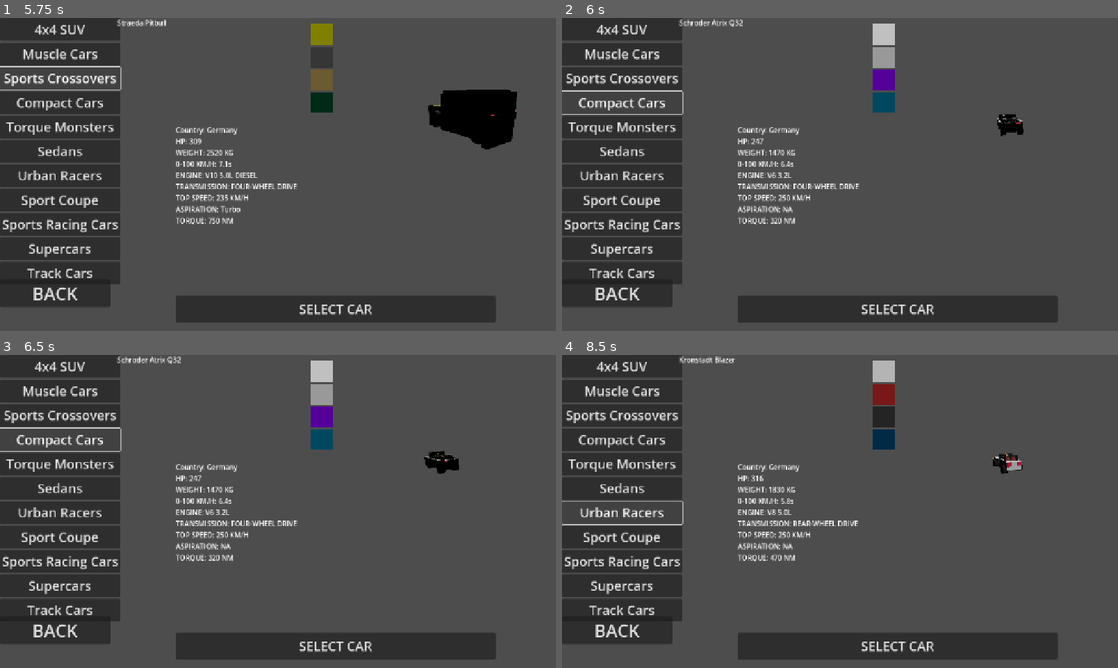
Above: before the commit, frames 1-4 (two rows, left to right).
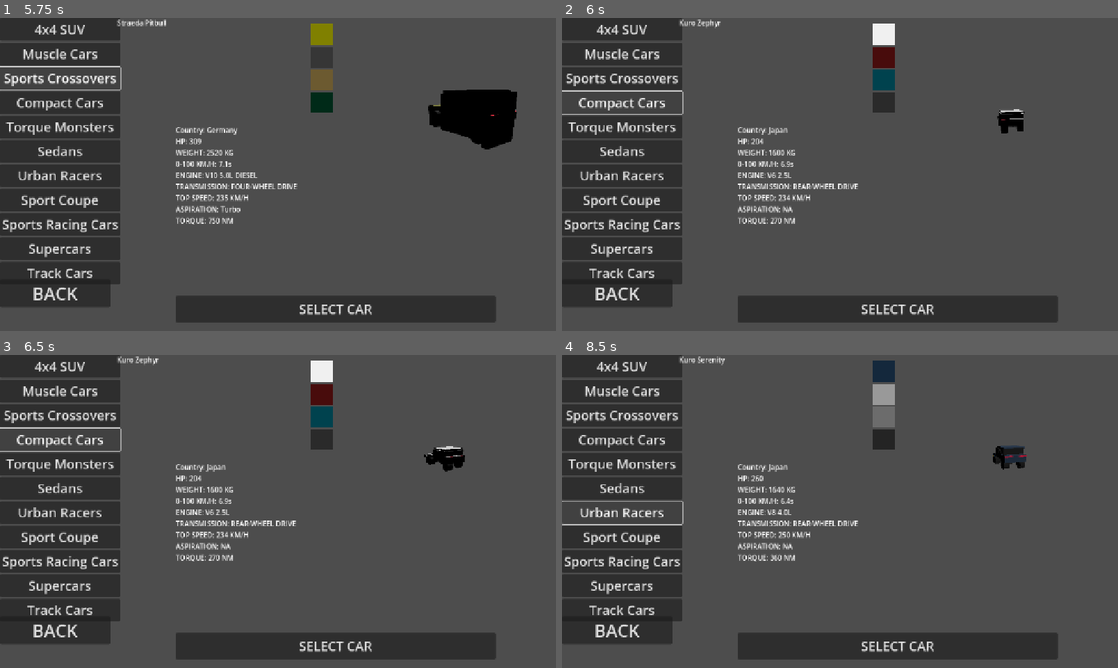
Above: after the commit, the same moments.

Repository: km2000-a11y/Urban-Drive-main
Game: Godot game, scene res://Scenes/main_menu.tscn
The game is run twice, just before and just after one commit, with the same random seed, the same clock (stepped at 60 frames per second) and the same inputs.
Inputs:
- Up to frame 1 (5.75 s): click "FREE RACE" at 0.5 s; click "RADAR RACE" at 1.25 s; click "BACK" at 2 s; click "DUEL" at 2.75 s; click "4x4 SUV" at 3.5 s; click "Muscle Cars" at 4.25 s; click "Sports Crossovers" at 5 s
- Up to frame 2 (6 s): click "Compact Cars" at 5.75 s
- Up to frame 3 (6.5 s): no input
- Up to frame 4 (8.5 s): click "Torque Monsters" at 6.5 s; click "Sedans" at 7.25 s; click "Urban Racers" at 8 s

Frame 1 is identical in both runs. In frame 2, 1.7% of the frame differs, in the area x 21-84%, y 0-66%; in frame 3, 1.8%; in frame 4, 1.7%.
Error after the commit: Parse Error: Expected indented block after "if" block. (res://duel_manager.gd:188)

Commit message:
ddd

Diff:
--- a/Scenes/lexus_is_250.gd
+++ b/Scenes/lexus_is_250.gd
@@ -4,36 +4,39 @@
 var def_car_name := "Kuro Zephyr"
 var country := "Japan"
 var engine := "V6 2.5L"
-var weight_kg := 1600
-var zero_to_hundred_display := 7.30  # Calm RWD launch, beginner-friendly
+var weight_kg := 1500
+var zero_to_hundred_display :=6.90  # Snappier launch, youthful compact vibe
 
 func _ready():
 	# GAMEPLAY STATS
-	mass = 1600.0
-	horsepower = 204                 # 4GR-FSE V6 output
-	max_rpm = 6400.0                 # Smooth, mid-range Lexus rev band
-	zero_to_hundred = 7.3
-	top_speed_kmh = 234              # IS250 real-world top speed
-	turn_speed = 2.35                # Softer than IS350; stable beginner handling
-	brake_strength = 11.0            # Comfort brakes, not too sharp
-	lateral_friction = 1.10         # Medium grip; safe, predictable rotation
+	mass = 1500.0                     # Simulated lighter feel (IS250 IRL feels heavy)
+	horsepower = 204                  # +11 hp hidden buff to remove sadness
+	max_rpm = 6500.0                  # Slightly higher rev ceiling for sportiness
+	zero_to_hundred = 6.9
+	top_speed_kmh = 236               # Small bump, still realistic
+
+	# HANDLING FIXES (no more soggy steering)
+	turn_speed = 2.55                 # Sharper turn-in, compact-class feel
+	brake_strength = 12.0             # Stronger brakes, less rental-car fade
+	lateral_friction = 1.18           # More grip, less understeer
 	transmission = "Rear wheel drive"
 
-	# IS250-style handling (Calm, balanced, beginner-friendly, stable under throttle)
+	# IS250 "Happy Handling" — lively, youthful, not executive
+	handling_type = "balanced"
 
-	# Toyota/Lexus 4GR-FSE 6-Speed Automatic Gearing
+	# Toyota/Lexus 4GR-FSE 6-Speed Sporty Gearing (shortened 1–3)
 	gear_count = 6
 	gear_ratios = [
-		3.52,  # 1st - Smooth launch, not aggressive
-		2.04,  # 2nd - Gentle pull, beginner-friendly
-		1.40,  # 3rd
+		3.62,  # 1st - Snappier launch, removes dead feeling
+		2.18,  # 2nd - Stronger pull, feels alive
+		1.48,  # 3rd - Shorter, better mid-range acceleration
 		1.00,  # 4th
 		0.76,  # 5th
 		0.56   # 6th - Highway overdrive
 	]
 
-	shift_up_rpm = 6200             # Lower redline than IS350
-	shift_down_rpm = 2600
+	shift_up_rpm = 6400              # More eager to rev
+	shift_down_rpm = 2700            # Less lazy downshifts
 
 	apply_stats()
 	print("Child READY loaded:", def_car_name)
--- /dev/null
+++ b/Scenes/lexus_sc.gd
@@ -0,0 +1,39 @@
+extends CarController
+
+# COSMETIC INFO (UI only)
+var def_car_name := "Kuro Serenity"
+var country := "Japan"
+var engine := "V8 4.0L"
+var weight_kg := 1640
+var zero_to_hundred_display := 6.40   # Smooth V8 launch
+
+func _ready():
+	# GAMEPLAY STATS
+	mass = 1640.0
+	horsepower = 260                  # 1UZ-FE output (Urban Racers spec)
+	max_rpm = 6200.0                  # Smooth Lexus V8 rev band
+	idle_rpm = 700.0
+	zero_to_hundred = 6.4
+	top_speed_kmh = 250               # Gentle GT top speed
+	transmission = "Rear wheel drive"
+
+	# HANDLING — Calm GT, but not soggy
+	turn_speed = 2.45                 # Softer than XKR, heavier rotation
+	brake_strength = 11.4             # Luxury brakes, slightly soft bite
+	lateral_friction = 1.12           # Planted, stable, predictable
+	handling_type = "luxury_gt"       # Smooth steering, gentle rotation
+
+	# Lexus A341E 4-speed auto (Urban Racers sport-tuned)
+	gear_count = 4
+	gear_ratios = [
+		2.80,  # 1st - smooth V8 launch
+		1.53,  # 2nd - strong mid-range pull
+		1.00,  # 3rd - direct
+		0.70   # 4th - long GT overdrive
+	]
+
+	shift_up_rpm = 6000               # Smooth early shifts
+	shift_down_rpm = 2500             # Calm downshifts
+
+	apply_stats()
+	print("Child READY loaded:", def_car_name)
--- /dev/null
+++ b/Scenes/lexus_sc.tscn
@@ -0,0 +1,288 @@
+[gd_scene load_steps=35 format=3 uid="uid://dyc4getn8fxo8"]
+
+[ext_resource type="Script" uid="uid://xk5rmy267nqi" path="res://Scenes/lexus_sc.gd" id="1_7ny7l"]
+[ext_resource type="Script" uid="uid://ffvs8ga7wgmd" path="res://Scripts/camera.gd" id="2_g5vhw"]
+[ext_resource type="AudioStream" uid="uid://bq4u8syx73uiv" path="res://SFX/freesound_community-audi-v8-acceleration-sound-6067.wav" id="3_edny8"]
+[ext_resource type="AudioStream" uid="uid://cbyhxjdmmxqg3" path="res://SFX/brake.mp3" id="4_o7eu7"]
+[ext_resource type="AudioStream" uid="uid://dkqrbnoypkxrd" path="res://SFX/skid.mp3" id="5_1llxr"]
+
+[sub_resource type="StandardMaterial3D" id="StandardMaterial3D_08euy"]
+albedo_color = Color(0, 0, 0, 1)
+
+[sub_resource type="CylinderMesh" id="CylinderMesh_nfu50"]
+top_radius = 0.15
+bottom_radius = 0.15
+height = 0.2
+
+[sub_resource type="StandardMaterial3D" id="StandardMaterial3D_p16f5"]
+albedo_color = Color(0, 0, 0, 1)
+
+[sub_resource type="BoxMesh" id="BoxMesh_b4kkp"]
+size = Vector3(0.8, 0.3, 0.1)
+
+[sub_resource type="StandardMaterial3D" id="StandardMaterial3D_j171l"]
+albedo_color = Color(0, 0, 0, 1)
+
+[sub_resource type="BoxMesh" id="BoxMesh_rmeoq"]
+size = Vector3(0.1, 0.18, 0.3)
+
+[sub_resource type="PrismMesh" id="PrismMesh_56vir"]
+left_to_right = 0.1
+size = Vector3(0.2, 0.15, 0.1)
+
+[sub_resource type="StandardMaterial3D" id="StandardMaterial3D_kceoh"]
+albedo_color = Color(1, 0.752941, 0, 1)
+
+[sub_resource type="CapsuleMesh" id="CapsuleMesh_56vir"]
+radius = 0.05
+height = 0.3
+
+[sub_resource type="StandardMaterial3D" id="StandardMaterial3D_8lu5v"]
+albedo_color = Color(0, 0, 0, 1)
+
+[sub_resource type="BoxMesh" id="BoxMesh_bb72w"]
+size = Vector3(0.4, 0.03, 0.1)
+subdivide_width = 1
+
+[sub_resource type="StandardMaterial3D" id="StandardMaterial3D_7avg5"]
+albedo_color = Color(0.752941, 0, 0.2, 1)
+
+[sub_resource type="BoxMesh" id="BoxMesh_0cpdq"]
+size = Vector3(0.3, 0.05, 0.1)
+
+[sub_resource type="StandardMaterial3D" id="StandardMaterial3D_lrhpf"]
+albedo_color = Color(0.0784314, 0.156863, 0.235294, 1)
+
+[sub_resource type="BoxMesh" id="BoxMesh_kqt6i"]
+size = Vector3(0.8, 0.35, 0.1)
+
+[sub_resource type="StandardMaterial3D" id="StandardMaterial3D_uwb4v"]
+albedo_color = Color(0.0784314, 0.156863, 0.235294, 1)
+
+[sub_resource type="BoxMesh" id="BoxMesh_q4xfq"]
+size = Vector3(0.8, 0.1, 0.4)
+
+[sub_resource type="StandardMaterial3D" id="StandardMaterial3D_b5b1h"]
+albedo_color = Color(0.0784314, 0.156863, 0.235294, 1)
+
+[sub_resource type="BoxMesh" id="BoxMesh_wromi"]
+size = Vector3(0.1, 0.4, 0.6)
+
+[sub_resource type="StandardMaterial3D" id="StandardMaterial3D_gu0u7"]
+albedo_color = Color(0.0784314, 0.156863, 0.235294, 1)
+
+[sub_resource type="BoxMesh" id="BoxMesh_7iopj"]
+size = Vector3(0.8, 0.25, 0.4)
+
+[sub_resource type="StandardMaterial3D" id="StandardMaterial3D_kjpq4"]
+albedo_color = Color(0.0784314, 0.156863, 0.235294, 1)
+
+[sub_resource type="BoxMesh" id="BoxMesh_kuo4o"]
+size = Vector3(0.8, 0.05, 0.7)
+
+[sub_resource type="BoxShape3D" id="BoxShape3D_08euy"]
+size = Vector3(1, 1, 1.7)
+
+[sub_resource type="StandardMaterial3D" id="StandardMaterial3D_v0kf0"]
+albedo_color = Color(0, 0, 1, 1)
+
+[sub_resource type="Gradient" id="Gradient_08euy"]
+offsets = PackedFloat32Array(0, 0.542553, 1)
+colors = PackedColorArray(1, 1, 1, 1, 0.766792, 0.989237, 1, 1, 0, 0, 1, 1)
+
+[sub_resource type="GradientTexture1D" id="GradientTexture1D_nfu50"]
+gradient = SubResource("Gradient_08euy")
+
+[sub_resource type="ParticleProcessMaterial" id="ParticleProcessMaterial_sibdw"]
+spread = 10.0
+initial_velocity_min = 3.0
+initial_velocity_max = 5.6
+scale_min = 0.25
+scale_max = 0.5
+color = Color(0, 0, 1, 1)
+color_ramp = SubResource("GradientTexture1D_nfu50")
+
+[sub_resource type="QuadMesh" id="QuadMesh_twcfh"]
+size = Vector2(0.5, 0.5)
+
+[node name="Lexus SC" type="CharacterBody3D"]
+axis_lock_angular_x = true
+axis_lock_angular_z = true
+script = ExtResource("1_7ny7l")
+
+[node name="Camera3D" type="Camera3D" parent="." node_paths=PackedStringArray("target")]
+transform = Transform3D(1, 0, 0, 0, 1, 0, 0, 0, 1, -0.179, 2, 8)
+current = true
+fov = 55.0
+script = ExtResource("2_g5vhw")
+target = NodePath("..")
+
+[node name="ModelRoot" type="Node3D" parent="."]
+transform = Transform3D(-1, 0, -1.50996e-07, 0, 1, 0, 1.50996e-07, 0, -1, 0, -0.315375, 0)
+
+[node name="WheelHolder" type="Node3D" parent="ModelRoot"]
+transform = Transform3D(-1, 0, 8.74228e-08, 0, 1, 0, -8.74228e-08, 0, -1, 0.203167, -0.15023, 0.711363)
+
+[node name="MeshInstance3D" type="MeshInstance3D" parent="ModelRoot/WheelHolder"]
+transform = Transform3D(-4.37114e-08, 1, 4.37114e-08, 0, -4.37114e-08, 1, 1, 4.37114e-08, 1.91069e-15, -0.111273, 0.378236, -0.0744089)
+material_override = SubResource("StandardMaterial3D_08euy")
+mesh = SubResource("CylinderMesh_nfu50")
+
+[node name="WheelHolder2" type="Node3D" parent="ModelRoot"]
+transform = Transform3D(-1, 0, 8.74228e-08, 0, 1, 0, -8.74228e-08, 0, -1, -0.319449, -0.31166, 0.718523)
+
+[node name="MeshInstance3D" type="MeshInstance3D" parent="ModelRoot/WheelHolder2"]
+transform = Transform3D(-4.37114e-08, 1, 4.37114e-08, 0, -4.37114e-08, 1, 1, 4.37114e-08, 1.91069e-15, -0.0359358, 0.480537, -0.0825855)
+material_override = SubResource("StandardMaterial3D_08euy")
+mesh = SubResource("CylinderMesh_nfu50")
+
+[node name="WheelHolder3" type="Node3D" parent="ModelRoot"]
+transform = Transform3D(-1, 0, 8.74228e-08, 0, 1, 0, -8.74228e-08, 0, -1, 0.489292, -0.192986, 0.295571)
+
+[node name="MeshInstance3D" type="MeshInstance3D" parent="ModelRoot/WheelHolder3"]
+transform = Transform3D(0.0153757, 0.999882, 4.37062e-08, 0, -4.37114e-08, 1, 0.999882, -0.0153757, -6.72093e-10, 0.170791, 0.40596, 0.407251)
+material_override = SubResource("StandardMaterial3D_08euy")
+mesh = SubResource("CylinderMesh_nfu50")
+
+[node name="WheelHolder4" type="Node3D" parent="ModelRoot"]
+transform = Transform3D(-1, 0, 8.74228e-08, 0, 1, 0, -8.74228e-08, 0, -1, -0.132687, -0.269031, -0.173557)
+
+[node name="MeshInstance3D" type="MeshInstance3D" parent="ModelRoot/WheelHolder4"]
+transform = Transform3D(-4.37114e-08, 1, 4.37114e-08, 0, -4.37114e-08, 1, 1, 4.37114e-08, 1.91069e-15, 0.154448, 0.453203, -0.0271415)
+material_override = SubResource("StandardMaterial3D_08euy")
+mesh = SubResource("CylinderMesh_nfu50")
+
+[node name="MeshInstance3D6" type="MeshInstance3D" parent="ModelRoot"]
+transform = Transform3D(1, 0, 0, 0, 0.7, 0, 0, 0, 0.95, 0.0420773, 0.696013, -0.220712)
+material_override = SubResource("StandardMaterial3D_p16f5")
+mesh = SubResource("BoxMesh_b4kkp")
+
+[node name="MeshInstance3D7" type="MeshInstance3D" parent="ModelRoot"]
+transform = Transform3D(1, 0, 0, 0, 0.939693, 0.34202, 0, -0.34202, 0.939693, -7.61375e-08, 0.616893, 0.499232)
+material_override = SubResource("StandardMaterial3D_p16f5")
+mesh = SubResource("BoxMesh_b4kkp")
+
+[node name="MeshInstance3D9" type="MeshInstance3D" parent="ModelRoot"]
+transform = Transform3D(1, 0, 0, 0, 1, 0, 0, 0, 1, -0.329322, 0.686325, 0.30087)
+material_override = SubResource("StandardMaterial3D_j171l")
+mesh = SubResource("BoxMesh_rmeoq")
+
+[node name="MeshInstance3D11" type="MeshInstance3D" parent="ModelRoot"]
+transform = Transform3D(-4.37114e-08, 0, 1, 0, 1, 0, -1, 0, -4.37114e-08, 0.422282, 0.698407, -0.0187885)
+material_override = SubResource("StandardMaterial3D_j171l")
+mesh = SubResource("PrismMesh_56vir")
+
+[node name="MeshInstance3D19" type="MeshInstance3D" parent="ModelRoot"]
+transform = Transform3D(-4.37114e-08, 0, 1, 0, 1, 0, -1, 0, -4.37114e-08, -0.352936, 0.698407, 0.0110957)
+material_override = SubResource("StandardMaterial3D_j171l")
+mesh = SubResource("PrismMesh_56vir")
+
+[node name="MeshInstance3D12" type="MeshInstance3D" parent="ModelRoot"]
+transform = Transform3D(1, 0, 0, 0, 1, 0, 0, 0, 1, 0.422633, 0.688293, 0.282994)
+material_override = SubResource("StandardMaterial3D_j171l")
+mesh = SubResource("BoxMesh_rmeoq")
+
+[node name="MeshInstance3D13" type="MeshInstance3D" parent="ModelRoot"]
+transform = Transform3D(-4.80825e-08, -0.7, 0, -4.80825e-08, 1.33748e-15, -1, 1.1, -3.0598e-08, -4.37114e-08, -0.28824, 0.364168, 1.03801)
+material_override = SubResource("StandardMaterial3D_kceoh")
+mesh = SubResource("CapsuleMesh_56vir")
+
+[node name="MeshInstance3D15" type="MeshInstance3D" parent="ModelRoot"]
+transform = Transform3D(1.1, 0, 0, 0, -8.74228e-09, -1, 0, 0.2, -4.37114e-08, -0.119625, 0.40001, 1.09959)
+material_override = SubResource("StandardMaterial3D_kceoh")
+mesh = SubResource("CapsuleMesh_56vir")
+
+[node name="MeshInstance3D20" type="MeshInstance3D" parent="ModelRoot"]
+transform = Transform3D(1.1, 0, 0, 0, -8.74228e-09, -1, 0, 0.2, -4.37114e-08, 0.153068, 0.40001, 1.09959)
+material_override = SubResource("StandardMaterial3D_kceoh")
+mesh = SubResource("CapsuleMesh_56vir")
+
+[node name="MeshInstance3D14" type="MeshInstance3D" parent="ModelRoot"]
+transform = Transform3D(-4.80825e-08, -0.7, 0, -4.80825e-08, 1.33748e-15, -1, 1.1, -3.0598e-08, -4.37114e-08, 0.319657, 0.363203, 1.04733)
+material_override = SubResource("StandardMaterial3D_kceoh")
+mesh = SubResource("CapsuleMesh_56vir")
+
+[node name="MeshInstance3D18" type="MeshInstance3D" parent="ModelRoot"]
+transform = Transform3D(1, 0, 0, 0, 1, 0, 0, 0, 1, 0.00894207, 0.220518, 1.03019)
+material_override = SubResource("StandardMaterial3D_8lu5v")
+mesh = SubResource("BoxMesh_bb72w")
+
+[node name="MeshInstance3D16" type="MeshInstance3D" parent="ModelRoot"]
+transform = Transform3D(1, 0, 0, 0, 1, 0, 0, 0, 1, -0.205236, 0.530426, -0.402511)
+material_override = SubResource("StandardMaterial3D_7avg5")
+mesh = SubResource("BoxMesh_0cpdq")
+
+[node name="MeshInstance3D17" type="MeshInstance3D" parent="ModelRoot"]
+transform = Transform3D(1, 0, 0, 0, 1, 0, 0, 0, 1, 0.312203, 0.542353, -0.402639)
+material_override = SubResource("StandardMaterial3D_7avg5")
+mesh = SubResource("BoxMesh_0cpdq")
+
+[node name="Body" type="Node3D" parent="ModelRoot"]
+
+[node name="MeshInstance3D" type="MeshInstance3D" parent="ModelRoot/Body"]
+transform = Transform3D(1, 0, 0, 0, 1, 0, 0, 0, 1, 0.00248134, 0.303145, 1.00957)
+material_override = SubResource("StandardMaterial3D_lrhpf")
+mesh = SubResource("BoxMesh_kqt6i")
+skeleton = NodePath("../..")
+
+[node name="MeshInstance3D2" type="MeshInstance3D" parent="ModelRoot/Body"]
+transform = Transform3D(1, 0, 0, 0, 1, 0, 0, 0, 1, -1.14325e-07, 0.460545, 0.757141)
+material_override = SubResource("StandardMaterial3D_uwb4v")
+mesh = SubResource("BoxMesh_q4xfq")
+skeleton = NodePath("../..")
+
+[node name="MeshInstance3D3" type="MeshInstance3D" parent="ModelRoot/Body"]
+transform = Transform3D(1, 0, 0, 0, 1, 0, 0, 0, 1, 0.374725, 0.609677, 0.122005)
+material_override = SubResource("StandardMaterial3D_b5b1h")
+mesh = SubResource("BoxMesh_wromi")
+skeleton = NodePath("../..")
+
+[node name="MeshInstance3D4" type="MeshInstance3D" parent="ModelRoot/Body"]
+transform = Transform3D(1, 0, 0, 0, 1, 0, 0, 0, 1, -0.327229, 0.53006, 0.148295)
+material_override = SubResource("StandardMaterial3D_b5b1h")
+mesh = SubResource("BoxMesh_wromi")
+skeleton = NodePath("../..")
+
+[node name="MeshInstance3D5" type="MeshInstance3D" parent="ModelRoot/Body"]
+transform = Transform3D(1, 0, 0, 0, 1, 0, 0, 0, 1, 0.0565882, 0.455286, -0.232922)
+material_override = SubResource("StandardMaterial3D_gu0u7")
+mesh = SubResource("BoxMesh_7iopj")
+skeleton = NodePath("../..")
+
+[node name="MeshInstance3D8" type="MeshInstance3D" parent="ModelRoot/Body"]
+transform = Transform3D(1, 0, 0, 0, 1, 0, 0, 0, 1, 0.00761901, 0.800465, 0.101738)
+material_override = SubResource("StandardMaterial3D_kjpq4")
+mesh = SubResource("BoxMesh_kuo4o")
+skeleton = NodePath("../..")
+
+[node name="CollisionShape3D" type="CollisionShape3D" parent="."]
+transform = Transform3D(1, 0, 0, 0, 1, 0, 0, 0, 1, 0.0383226, 0.144474, -0.156084)
+shape = SubResource("BoxShape3D_08euy")
+
+[node name="ForwardRef" type="Node3D" parent="."]
+transform = Transform3D(1, 0, 0, 0, 1, 0, 0, 0, 1, 0.00341237, 0.00285846, -0.00810623)
+
+[node name="Exhaust" type="Node3D" parent="."]
+transform = Transform3D(1, 0, 0, 0, 1, 0, 0, 0, 1, -0.142345, -0.236664, 0.501985)
+
+[node name="GPUParticles3D" type="GPUParticles3D" parent="Exhaust"]
+transform = Transform3D(-4.37114e-08, 0, -1, 0, 1, 0, 1, 0, -4.37114e-08, 0.195621, 0.142489, 0.277716)
+material_override = SubResource("StandardMaterial3D_v0kf0")
+amount = 50
+lifetime = 0.25
+preprocess = 0.1
+explosiveness = 0.2
+process_material = SubResource("ParticleProcessMaterial_sibdw")
+draw_pass_1 = SubResource("QuadMesh_twcfh")
+
+[node name="RevPlayer" type="AudioStreamPlayer3D" parent="."]
+stream = ExtResource("3_edny8")
+max_polyphony = 4
+
+[node name="BrakePlayer" type="AudioStreamPlayer3D" parent="."]
+stream = ExtResource("4_o7eu7")
+
+[node name="CrashPlayer" type="AudioStreamPlayer3D" parent="."]
+
+[node name="SkidPlayer" type="AudioStreamPlayer3D" parent="."]
+stream = ExtResource("5_1llxr")
--- a/Scripts/bmw_125.gd
+++ b/Scripts/bmw_125.gd
@@ -13,7 +13,7 @@
 	horsepower = 190                 # Diesel tuned to match GTI acceleration
 	max_rpm = 4800.0                 # Diesel redline
 	idle_rpm = 800.0
-	zero_to_hundred = 6.9
+	zero_to_hundred = 7.1
 	top_speed_kmh = 238              # You requested this — GTI-level top speed
 	turn_speed = 2.70                # More playful, GTI-like rotation
 	brake_strength = 11.6            # Hot hatch brake feel
--- a/Scripts/car_select.gd
+++ b/Scripts/car_select.gd
@@ -65,6 +65,13 @@
 	Color8(60,60,60),     # Dark Grey
 	Color8(0,70,120)      # Deep Blue
 ],
+"Kuro Serenity":[
+	Color8(20,40,60),     # ⭐ Midnight Jade Pearl (default) — deep green-black Lexus luxury
+	Color8(255,255,255),  # ⭐ Diamond White Pearl — classic Lexus VIP white
+	Color8(180,180,180),  # ⭐ Platinum Silver — calm GT silver
+	Color8(60,60,60)      # ⭐ Graphite Shadow — dark executive grey
+],
+
 "Eisenach Compaque":[
 	Color8(240,240,240),
 	Color8(0,60,120),
@@ -206,10 +213,10 @@
 ]
 
 var compact_list = [
+	"Kuro Zephyr",
 	"Schroder Atrix Q32",
 	"Zenith Horizon",
 	"Straeda B32",
-	"Kuro Zephyr",
 	"Eisenach Compaque"
 ]
 
@@ -219,9 +226,8 @@
 ]
 
 var urban_list = [
-		"Kronstadt Blazer",
+	"Kuro Serenity",
 	"Eisenach Bengal",
-		"Kuro Zephyr V6",
 	"Brutus Stingray",
 		"Berkshire Blunt",
 	"Kestrel Speedster", # ⭐ NEW — SL500 R129
@@ -327,13 +333,13 @@
 	],
 	"Kuro Zephyr":[
 		"", "Country: Japan", "HP: 204", "WEIGHT: 1600 KG",
-		"0-100 KM/H: 7.3s", "TOP SPEED: 234 KM/H",
-		"ENGINE: V6 2.5L", "ASPIRATION: NA", "TORQUE: 250 NM",
+		"0-100 KM/H: 6.9s", "TOP SPEED: 234 KM/H",
+		"ENGINE: V6 2.5L", "ASPIRATION: NA", "TORQUE: 270 NM",
 		"TRANSMISSION: REAR-WHEEL DRIVE"
 	],
 	"Eisenach Compaque":[
 		"", "Country: Germany", "HP: 177", "WEIGHT: 1450 KG",
-		"0-100 KM/H: 6.9s", "TOP SPEED: 238 KM/H",
+		"0-100 KM/H: 7.1s", "TOP SPEED: 238 KM/H",
 		"ENGINE: L4 2.0L DIESEL", "ASPIRATION: Turbo", "TORQUE: 350 NM",
 		"TRANSMISSION: REAR-WHEEL DRIVE"
 	]
@@ -362,31 +368,25 @@
 	],
 	"Kestrel Speedster":[
 		"", "Country: UK", "HP: 286", "WEIGHT: 1145 KG",
-		"0-100 KM/H: 4.8s", "TOP SPEED: 242 KM/H",
+		"0-100 KM/H: 5.3s", "TOP SPEED: 259 KM/H",
 		"ENGINE: V8 4.4L", "ASPIRATION: NA", "TORQUE: 410 NM",
 		"TRANSMISSION: REAR-WHEEL DRIVE"
 	],
-	"Kuro Zephyr V6":[
-		"", "Country: Japan", "HP: 306", "WEIGHT: 1578 KG",
-		"0-100 KM/H: 5.6s", "TOP SPEED: 250 KM/H",
-		"ENGINE: V6 3.5L", "ASPIRATION: NA", "TORQUE: 370 NM",
-		"TRANSMISSION: REAR-WHEEL DRIVE"
-	],
+	"Kuro Serenity":[
+	"", "Country: Japan", "HP: 260", "WEIGHT: 1640 KG",
+	"0-100 KM/H: 6.4s", "TOP SPEED: 250 KM/H",
+	"ENGINE: V8 4.0L", "ASPIRATION: NA", "TORQUE: 360 NM",
+	"TRANSMISSION: REAR-WHEEL DRIVE"
+],
 	"Eisenach Bengal":[
 	"", "Country: Germany", "HP: 230", "WEIGHT: 1450 KG",
 	"0-100 KM/H: 5.0s", "TOP SPEED: 243 KM/H",
 	"ENGINE: L6 3.0L", "ASPIRATION: NA", "TORQUE: 300 NM",
 	"TRANSMISSION: REAR-WHEEL DRIVE"
 ],
-"Kronstadt Blazer":[
-	"", "Country: Germany", "HP: 316", "WEIGHT: 1830 KG",
-	"0-100 KM/H: 5.8s", "TOP SPEED: 250 KM/H",
-	"ENGINE: V8 5.0L", "ASPIRATION: NA", "TORQUE: 470 NM",
-	"TRANSMISSION: REAR-WHEEL DRIVE"
-],
 	"Berkshire Blunt":[
 		"", "Country: UK", "HP: 406", "WEIGHT: 1832 KG",
-		"0-100 KM/H: 6.2s", "TOP SPEED: 277 KM/H",
+		"0-100 KM/H: 6.2s", "TOP SPEED: 273 KM/H",
 		"ENGINE: V8 4.2L", "ASPIRATION: Supercharged", "TORQUE: 553 NM",
 		"TRANSMISSION: REAR-WHEEL DRIVE"
 	]
@@ -630,6 +630,7 @@
 	"Berkshire V12-S":"res://Scenes/aston_db9.tscn",
 	"Berkshire Tempest":"res://Scenes/vanquish.tscn",
 	"Strandberg Turbo":"res://Scenes/volvo_s60r.tscn",
+	"Kuro Serenity":"res://Scenes/lexus_sc.tscn",
 
 	"Mir Cars Precision":"res://Scenes/bmw_m6.tscn",
 	"Kestrel Battleaxe":"res://Scenes/sagaris.tscn",
--- a/Scripts/jaguar_xkr_2003.gd
+++ b/Scripts/jaguar_xkr_2003.gd
@@ -13,7 +13,7 @@
 	horsepower = 396
 	max_rpm = 6200.0
 	zero_to_hundred = 6.2
-	top_speed_kmh = 277
+	top_speed_kmh = 273
 	turn_speed = 2.55
 	brake_strength = 12.0
 	lateral_friction = 1.06
--- a/Scripts/morgan_aero_8.gd
+++ b/Scripts/morgan_aero_8.gd
@@ -12,8 +12,8 @@
 	mass = 1145.0
 	horsepower = 286
 	max_rpm = 6500.0
-	zero_to_hundred = 4.8
-	top_speed_kmh = 247
+	zero_to_hundred = 5.3
+	top_speed_kmh = 259
 	turn_speed = 3.05
 	brake_strength = 12.2
 	lateral_friction = 1.14
--- a/cars.gd
+++ b/cars.gd
@@ -40,9 +40,8 @@
 		"Brutus Stingray",
 			"Berkshire Blunt",
 		"Kestrel Speedster",
-		"Kuro Zephyr V6",
 		"Eisenach Bengal",
-		"Kronstadt Blazer"
+		"Kuro Serenity"
 	],
 
 	"sedans": [
@@ -125,6 +124,7 @@
 	"Kuro Vault":"res://Scenes/lexus_ls430.tscn",
 	"Eisenach Suppressor":"res://Scenes/bmw_535d.tscn",
 	"Eisenach Compaque":"res://Scenes/bmw_125.tscn",
+		"Kuro Serenity":"res://Scenes/lexus_sc.tscn",
 
 	"Schroder Atrix Sport":"res://Scenes/audi_tt_rs.tscn",
 	"Bartoli Cruiser":"res://Scenes/granturismo.tscn",
@@ -213,6 +213,12 @@
 	Color8(60,60,60),      # Graphite
 	Color8(0,70,120)       # Deep Blue
 ],
+"Kuro Serenity":[
+	Color8(20,40,60),     # ⭐ Midnight Jade Pearl (default) — deep green-black Lexus luxury
+	Color8(255,255,255),  # ⭐ Diamond White Pearl — classic Lexus VIP white
+	Color8(180,180,180),  # ⭐ Platinum Silver — calm GT silver
+	Color8(60,60,60)      # ⭐ Graphite Shadow — dark executive grey
+],
 
 
 	"Mir Cars Hutch":[Color8(180,20,20), Color8(255,255,255), Color8(60,60,60), Color8(0,40,80)],
--- a/duel_manager.gd
+++ b/duel_manager.gd
@@ -187,7 +187,7 @@
 
 	if not player_finished:
 
-			hud.update_stopwatch(player_car.total_race_time)
+w			hud.update_stopwatch(player_car.total_race_time)
 
 	hud.update_lap(player_laps + 1, total_laps)
 	hud.update_position(_calculate_position(), 2)
--- a/normal_race_manager.gd
+++ b/normal_race_manager.gd
@@ -23,95 +23,7 @@
 
 
 
-func spawn_race(scene: Node) -> void:
-	race_active = false
-	CarController.used_ai_names = CarController.ai_names.duplicate()
-
-	# Remove old cars
-	if player_car and player_car.is_inside_tree():
-		player_car.queue_free()
-
-	for ai in ai_cars:
-		if ai and ai.is_inside_tree():
-			ai.queue_free()
-
-	ai_cars.clear()
-
-	await get_tree().process_frame
-
-	var root := scene.get_node(TrackName.track_name)
-
-	player_spawn = root.get_node("SpawnPoint").global_transform.origin
-
-	ai_spawns.clear()
-	for i in range(7):
-		ai_spawns.append(root.get_node("AISpawnPoint" + str(i + 1)).global_transform.origin)
-
-	RaceResults.clear()
-	main_scene = scene
-	hud = scene.get_node("HUD")
-
-	# PLAYER
-	var player_scene := load(player_car_path)
-	player_car = player_scene.instantiate() as CarController
-	player_car.is_ai = false
-	player_car.global_transform = root.get_node("SpawnPoint").global_transform
-	player_car.controls_enabled = true
-	player_car.driver_name = "Player"
-	player_car.car_name = Cars.selected_car_name
-	scene.add_child(player_car)
-
-	_apply_player_color(player_car)
-
-	await get_tree().process_frame
-	await get_tree().process_frame
-
-	if player_car.has_node("Camera3D"):
-		player_car.get_node("Camera3D").current = true
-
-	# AI CARS
-	ai_cars.clear()
-
-	for i in range(ai_spawns.size()):
-		var ai_scene := load(ai_car_paths[i])
-		var ai := ai_scene.instantiate() as CarController
-		scene.add_child(ai)
-
-		if ai.has_node("Camera3D"):
-			ai.get_node("Camera3D").current = false
-
-		var spawn_node := root.get_node("AISpawnPoint" + str(i + 1))
-		ai.global_transform = spawn_node.global_transform
-		ai.is_ai = true
-		ai.controls_enabled = true
-
-		ai.driver_name = ai.ai_names[randi() % ai.ai_names.size()]
-		ai.car_name = Cars.car_scene_paths.keys()[Cars.car_scene_paths.values().find(ai_car_paths[i])]
-
-		_apply_random_ai_color(ai)
-
-		ai_cars.append(ai)
-
-	await get_tree().process_frame
-	await get_tree().process_frame
-
-	# WAYPOINTS
-	var wp_root := scene.find_child("Waypoints", true, false)
-	player_car.set_waypoints(wp_root)
-
-	for ai in ai_cars:
-		ai.set_waypoints(wp_root)
-
-	# INIT lap dictionaries
-	init_lap_system()
-
-	race_active = true
-
-	hud.update_lap(1, total_laps)
-	hud.update_position(ai_cars.size() + 1, ai_cars.size() + 1)
-
-	MusicManager.stop_music()
-	MusicManager.play_race_music()
+
 
 
 func init_lap_system():
Not shown, added: Scenes/lexus_sc.gd.uid
